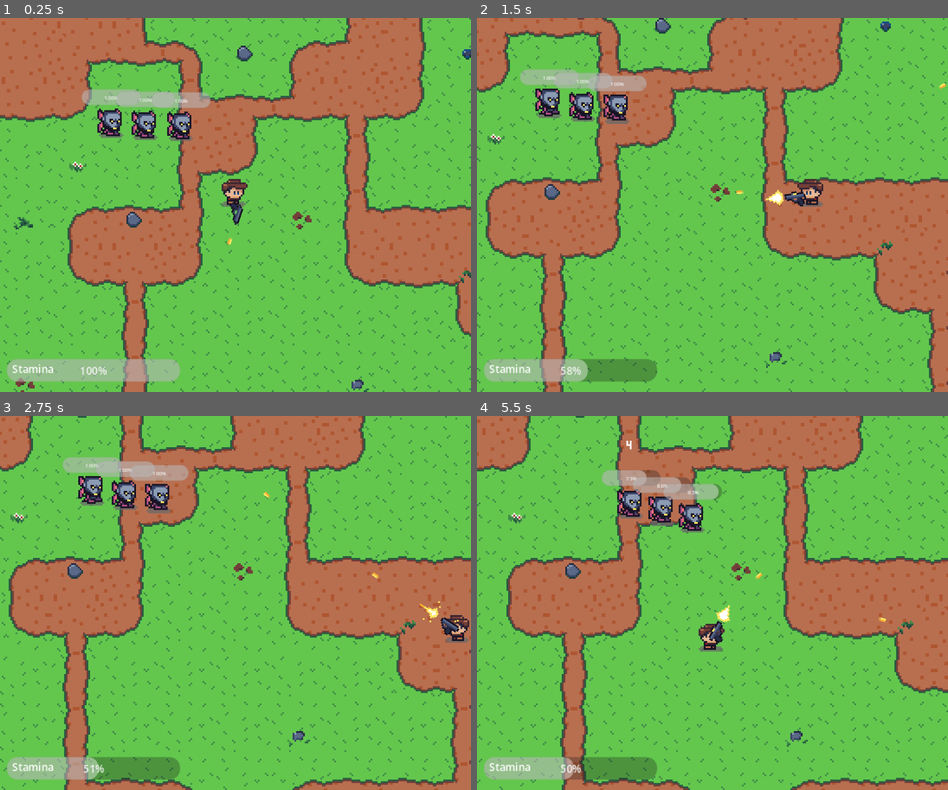
Above: before the commit, frames 1-4 (two rows, left to right).
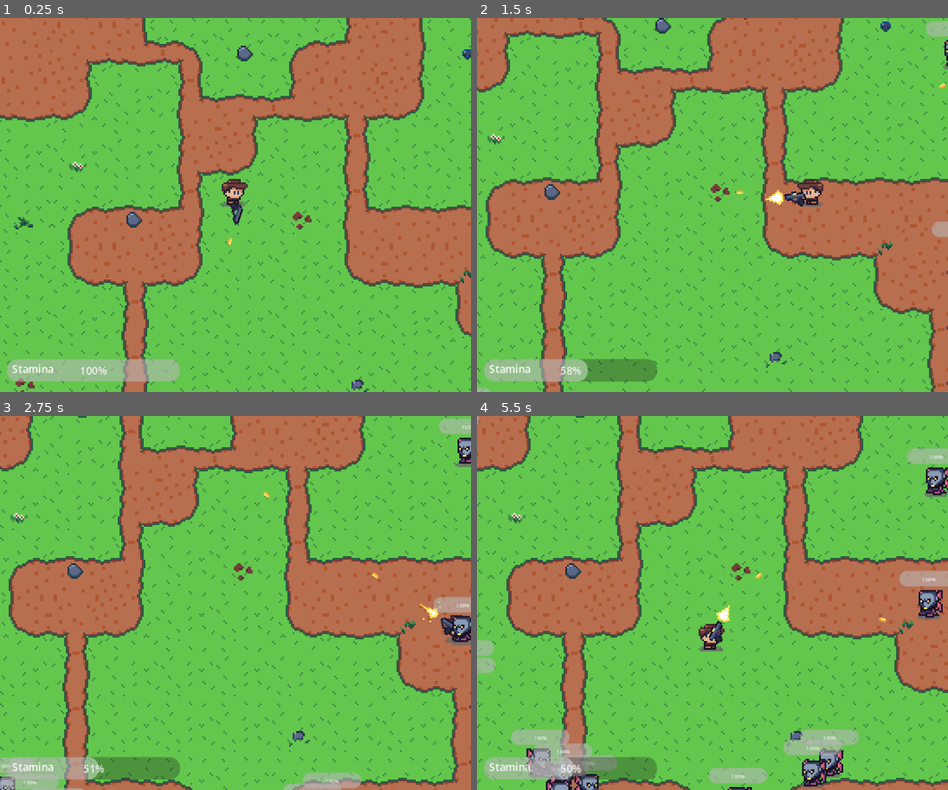
Above: after the commit, the same moments.

Repository: tfffr/swarmed
Game: Godot game, scene res://scenes/world/world.tscn
The game is run twice, just before and just after one commit, with the same random seed, the same clock (stepped at 60 frames per second) and the same inputs.
Inputs (mouse positions are in pixels of both pictures, inside the frame that each line leads up to):
- Up to frame 1 (0.25 s): no input
- Up to frame 2 (1.5 s): move the mouse to (816, 186) at 0.52 s; hold D (move_right) 0.53-1.28 s; hold Shift (sprint) 0.53-1.28 s; move the mouse to (618, 223) at 1.27 s; hold S (move_down) from 1.28 s (still down); tap Shift (sprint) at 1.35 s
- Up to frame 3 (2.75 s): move the mouse to (282, 520) at 2.02 s; release S (move_down) at 2.03 s; hold D (move_right) from 2.03 s (still down); hold Shift (sprint) from 2.03 s (still down)
- Up to frame 4 (5.5 s): move the mouse to (688, 677) at 2.77 s; release D (move_right) at 2.78 s; release Shift (sprint) at 2.78 s; hold W (move_up) 2.78-3.53 s; tap Shift (sprint) at 2.85, 4.35 s; move the mouse to (853, 659) at 3.52 s; hold Shift (sprint) 3.53-4.28 s; hold A (move_left) 3.53-5.03 s; move the mouse to (571, 546) at 4.27 s; move the mouse to (736, 603) at 5.02 s; hold S (move_down) from 5.03 s (still down); hold Shift (sprint) from 5.03 s (still down)

The runs differ from the first frame. In frame 1, 2.3% of the frame differs, in the area x 17-45%, y 19-33%; in frame 2, 2.7%; in frame 3, 4.7%; in frame 4, 8.4%, in the area x 0-100%, y 0-100%.

Commit message:
dynamic spawn of enemies

Diff:
--- a/scenes/enemy/enemy.tscn
+++ b/scenes/enemy/enemy.tscn
@@ -84,7 +84,7 @@
 
 [node name="Enemy" type="CharacterBody2D" unique_id=1470145391]
 collision_layer = 4
-collision_mask = 5
+collision_mask = 4
 script = ExtResource("1_40wdo")
 
 [node name="ShadowSprite" type="Sprite2D" parent="." unique_id=1862666378]
--- a/scenes/player/player.gd
+++ b/scenes/player/player.gd
@@ -137,3 +137,8 @@
 	weapon.position.x = 4.
 	sprite_shadow.position.x = 0.
 	collision_shape_2d.position.x = -1.
+
+
+func get_random_spawn_position() -> Vector2:
+	var random_angle := randf_range(0., TAU) # TAU = 2 * PI
+	return position + Vector2.from_angle(random_angle) * 200.
--- a/scenes/world/world.gd
+++ b/scenes/world/world.gd
@@ -6,13 +6,28 @@
 	"res://scenes/damage_label_indicator/damage_label_indicator.tscn"
 )
 const EXPLOSION_BLUEPRINT := preload("res://scenes/explosion/explosion.tscn")
+const ENEMY_BLUEPRINT := preload("res://scenes/enemy/enemy.tscn")
 
 @onready var player: Player = $Player
 @onready var stamina_bar: Control = $CanvasLayer/UI/ProgressBar
 
 
+func _ready() -> void:
+	_spawn_enemies()
+
+
 func _physics_process(_delta: float) -> void:
 	stamina_bar.value = player.current_stamina
+
+
+func _spawn_enemies() -> void:
+	for i in 20:
+		var enemy: Enemy = ENEMY_BLUEPRINT.instantiate()
+		enemy.damage_received.connect(_on_enemy_damage_received)
+		enemy.splash_damage.connect(_on_enemy_splash_damage)
+		enemy.player = player
+		enemy.global_position = player.get_random_spawn_position()
+		add_child(enemy)
 
 
 func _on_player_shot(
--- a/scenes/world/world.tscn
+++ b/scenes/world/world.tscn
@@ -4,7 +4,6 @@
 [ext_resource type="Texture2D" uid="uid://r8c1mr31dunb" path="res://assets/textures/backgrounds/map-background.png" id="1_dphjl"]
 [ext_resource type="PackedScene" uid="uid://c6wadhpdu25p3" path="res://scenes/player/player.tscn" id="2_sl2e5"]
 [ext_resource type="PackedScene" uid="uid://cm44fr4v3gt3l" path="res://scenes/ui/ui.tscn" id="4_6m72w"]
-[ext_resource type="PackedScene" uid="uid://dl7nv6iulnkd8" path="res://scenes/enemy/enemy.tscn" id="5_v5dby"]
 
 [sub_resource type="RectangleShape2D" id="RectangleShape2D_g4v7s"]
 size = Vector2(10, 270)
@@ -72,22 +71,9 @@
 
 [node name="UI" parent="CanvasLayer" unique_id=187529859 instance=ExtResource("4_6m72w")]
 
-[node name="Enemy" parent="." unique_id=1470145391 node_paths=PackedStringArray("player") instance=ExtResource("5_v5dby")]
-position = Vector2(96, 94)
-player = NodePath("../Player")
-
-[node name="Enemy2" parent="." unique_id=907875513 node_paths=PackedStringArray("player") instance=ExtResource("5_v5dby")]
-position = Vector2(116, 95)
-player = NodePath("../Player")
-
-[node name="Enemy3" parent="." unique_id=136218584 node_paths=PackedStringArray("player") instance=ExtResource("5_v5dby")]
-position = Vector2(137, 95)
-player = NodePath("../Player")
+[node name="SpawnTimer" type="Timer" parent="." unique_id=820469989]
+wait_time = 7.0
+autostart = true
 
 [connection signal="shot" from="Player" to="." method="_on_player_shot"]
-[connection signal="damage_received" from="Enemy" to="." method="_on_enemy_damage_received"]
-[connection signal="splash_damage" from="Enemy" to="." method="_on_enemy_splash_damage"]
-[connection signal="damage_received" from="Enemy2" to="." method="_on_enemy_damage_received"]
-[connection signal="splash_damage" from="Enemy2" to="." method="_on_enemy_splash_damage"]
-[connection signal="damage_received" from="Enemy3" to="." method="_on_enemy_damage_received"]
-[connection signal="splash_damage" from="Enemy3" to="." method="_on_enemy_splash_damage"]
+[connection signal="timeout" from="SpawnTimer" to="." method="_spawn_enemies"]
